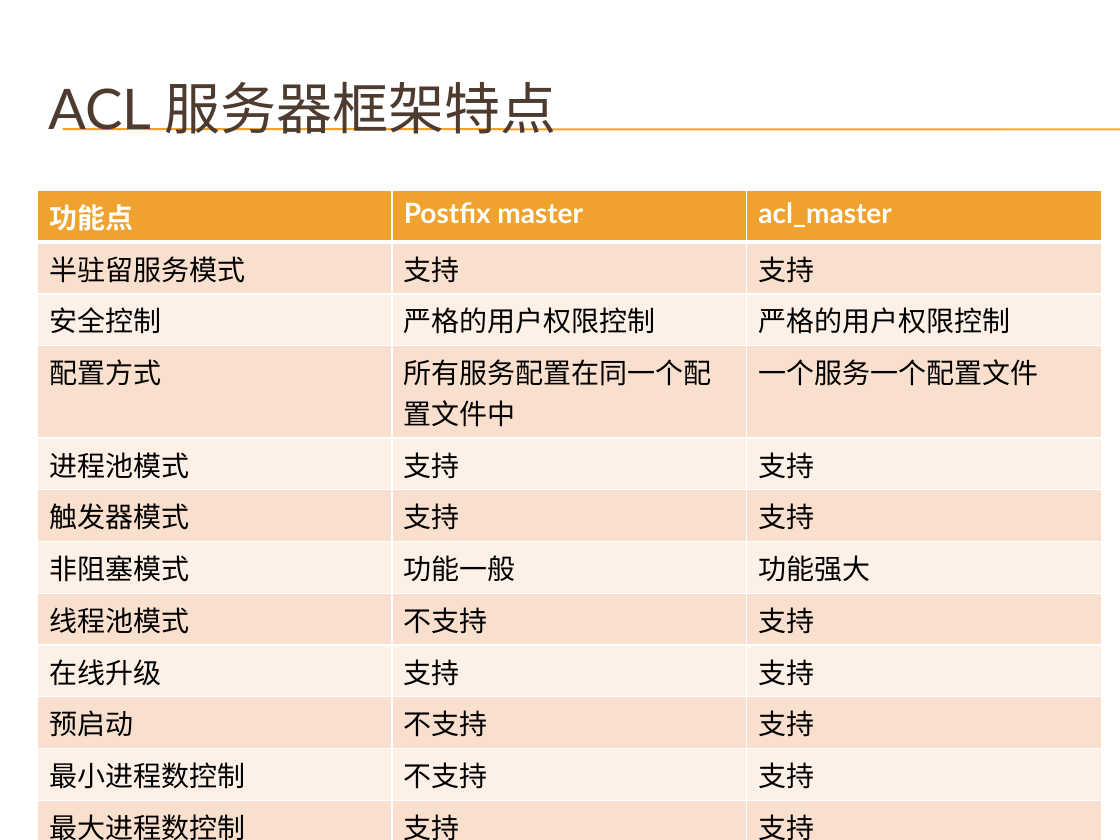
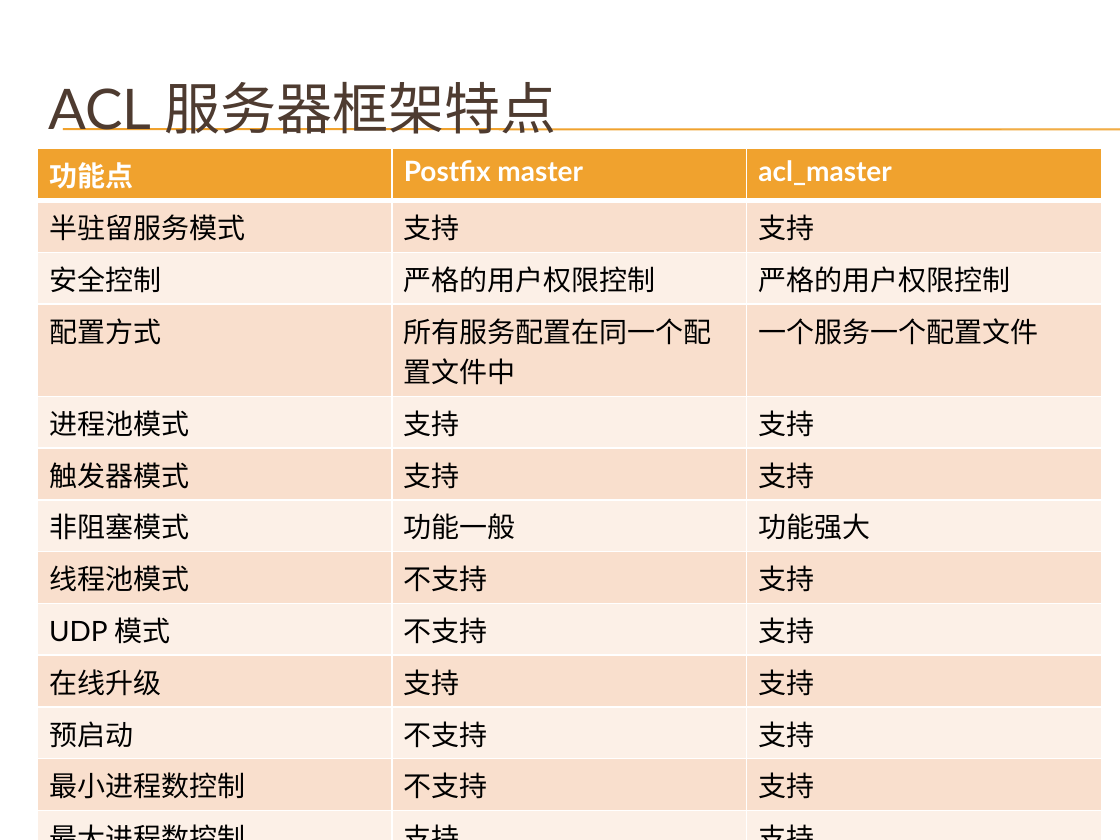
Before and after one commit to cnsuhao/developkit-acl, a slide deck: slide 15 of doc/acl.pptx. Drawn at 1120x840 pixels with LibreOffice and Linux fonts; fonts in the diff are those of the drawing; background and template pictures are left out. Boxes give left, top, right and bottom in pixels: in the first picture for what was removed or moved away, otherwise in the second. Text is boxed around its words. In the diff, an @@ line names an element or a change of style, - is before the commit and + after.

```diff
--- a/doc/acl.pptx
+++ b/doc/acl.pptx
@@ table at (37, 149, 1102, 810) @@
+row 9: UDP 模式 | 不支持 | 支持
@@ table: place and size @@
-table at (37, 190, 1102, 840)
+table at (37, 149, 1102, 810)
```
Also in this commit, not shown: 3 other slides changed.
